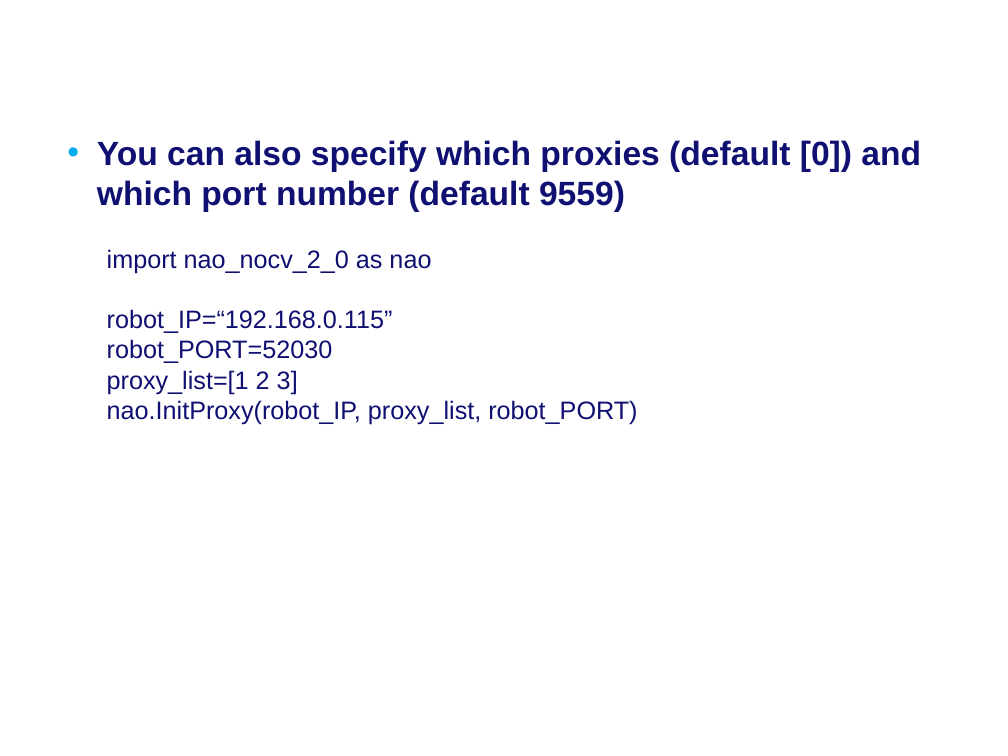
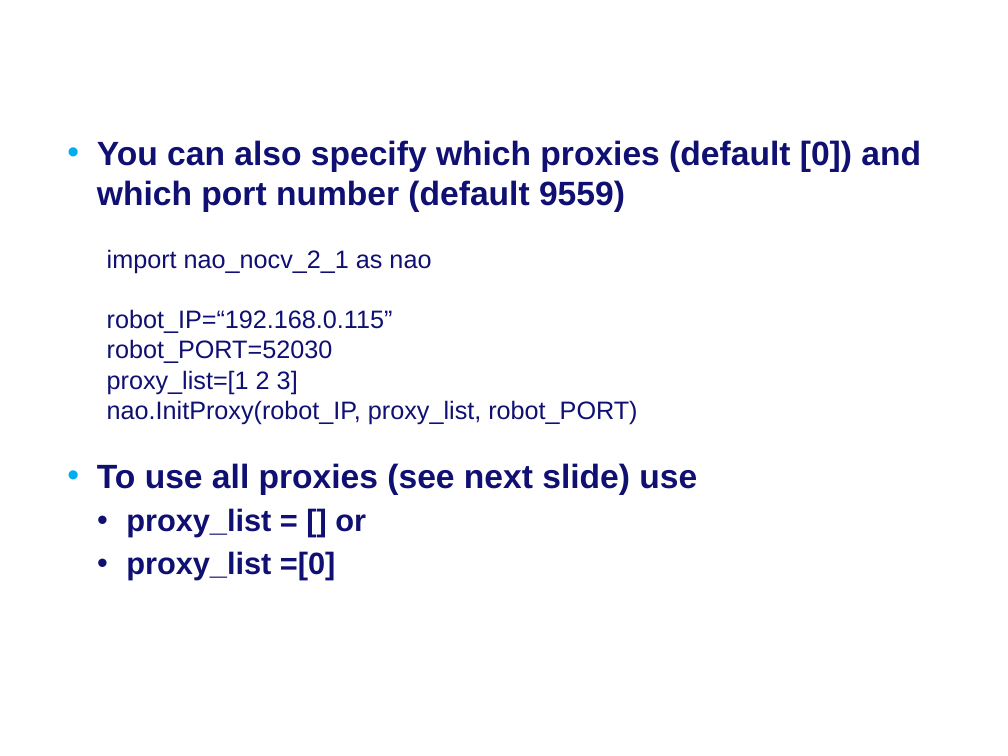
Before and after one commit to Rctue/nao-lib, a slide deck: slide 3 of Manual nao-lib.pptx. Drawn at 1008x756 pixels with LibreOffice and Linux fonts; fonts in the diff are those of the drawing; background and template pictures are left out. Boxes give left, top, right and bottom in pixels: in the first picture for what was removed or moved away, otherwise in the second. Text is boxed around its words. In the diff, an @@ line names an element or a change of style, - is before the commit and + after.

```diff
--- a/Manual nao-lib.pptx
+++ b/Manual nao-lib.pptx
@@ text at <box>107,249,431,273</box>: text changed @@
-import nao_nocv_2_0 as nao
+import nao_nocv_2_1 as nao
@@ text at <box>97,463,697,580</box>: paragraphs added @@
+• To use all proxies (see next slide) use
+  • proxy_list = [] or
+  • proxy_list =[0]
```
Also in this commit, not shown: 4 other slides changed, 1 other file.
